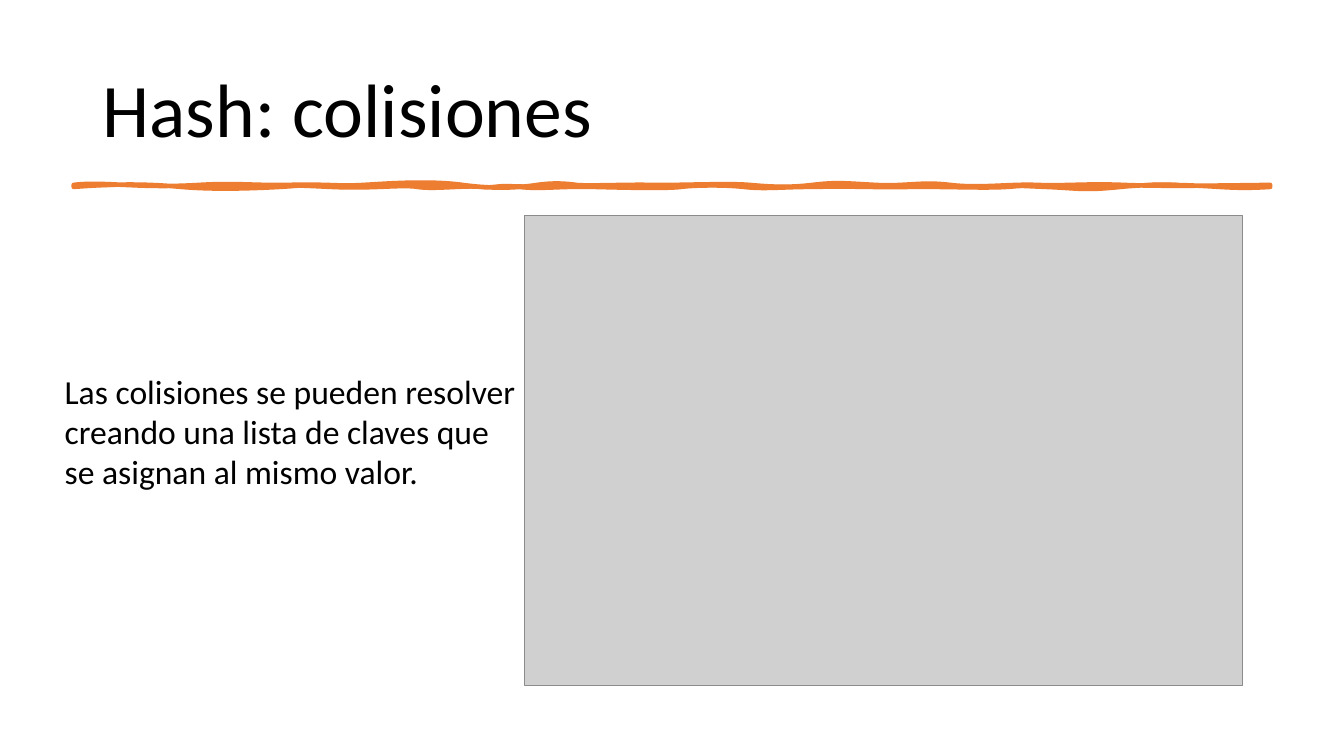
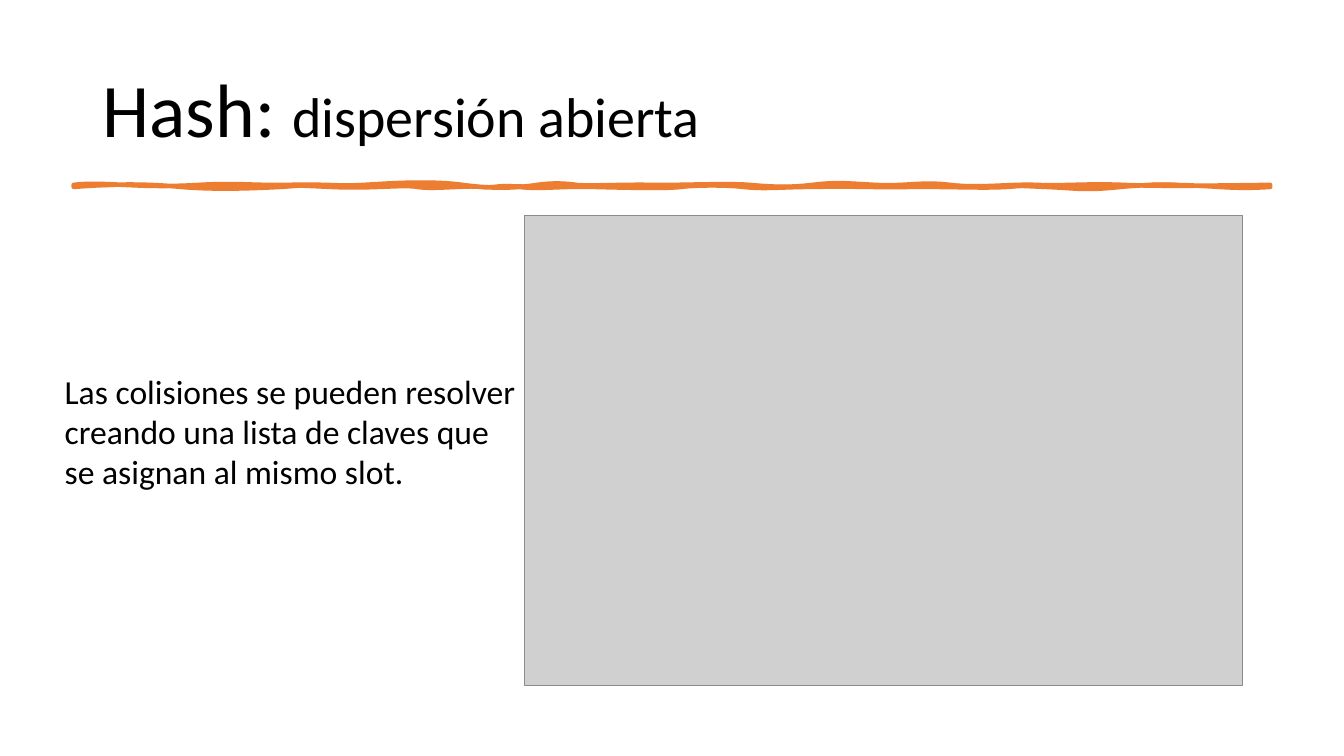
Before and after one commit to ppa-docencia-u/usm-ejemplos-estdatos, a slide deck: slide 123 of presentacion/Estructuras de datos-1.pptx (slide 122 before the commit). Drawn at 1344x756 pixels with LibreOffice and Linux fonts; fonts in the diff are those of the drawing; grey boxes stand for pictures. Boxes give left, top, right and bottom in pixels: in the first picture for what was removed or moved away, otherwise in the second. Text is boxed around its words. In the diff, an @@ line names an element or a change of style, - is before the commit and + after.

```diff
--- a/presentacion/Estructuras de datos-1.pptx
+++ b/presentacion/Estructuras de datos-1.pptx
@@ title at box(102, 84, 699, 146): text changed; size 54 to 40 pt @@
-Hash: colisiones
+Hash: dispersión abierta
@@ text at box(65, 380, 515, 490): text changed @@
-Las colisiones se pueden resolver creando una lista de claves que se asignan al mismo valor.
+Las colisiones se pueden resolver creando una lista de claves que se asignan al mismo slot.
```
Also in this commit, not shown: 8 other slides changed, 3 slides added.
